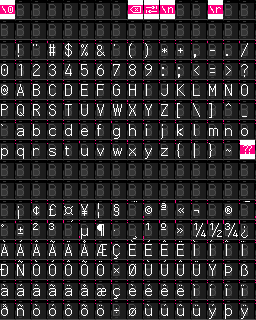
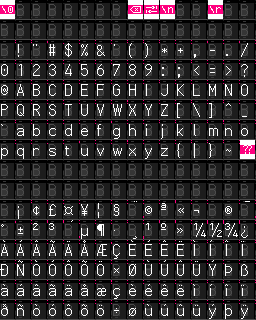
Layers edited between the first and the second 256px x 320px image:
painted on "Glyphs" over [178, 90, 185, 135]
